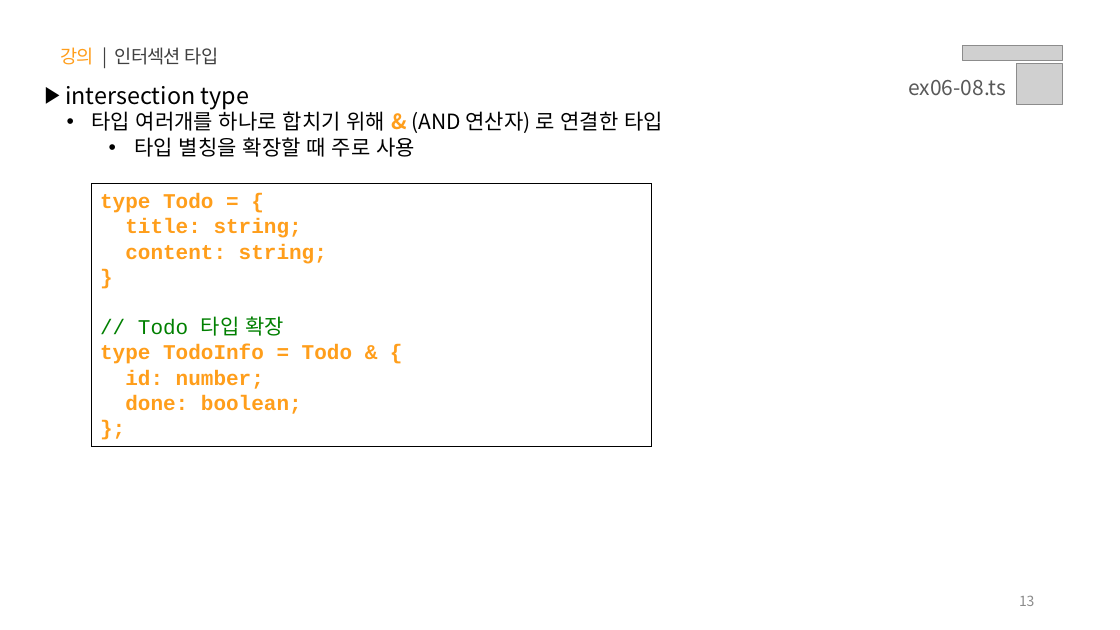
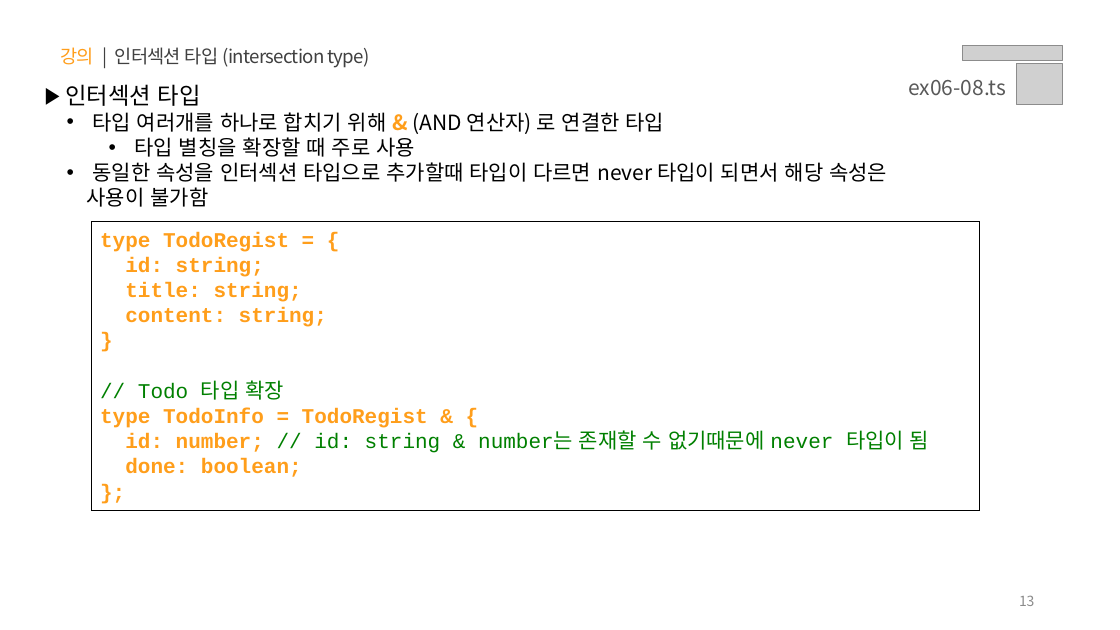
Before and after one commit to yebin-jeong/learn-js, a slide deck: slide 13 of PPT/06.자바스크립트 - 타입스크립트.pptx. Drawn at 1120x630 pixels with LibreOffice and Linux fonts; fonts in the diff are those of the drawing; grey boxes stand for pictures. Boxes give left, top, right and bottom in pixels: in the first picture for what was removed or moved away, otherwise in the second. Text is boxed around its words. In the diff, an @@ line names an element or a change of style, - is before the commit and + after.

```diff
--- a/PPT/06.자바스크립트 - 타입스크립트.pptx
+++ b/PPT/06.자바스크립트 - 타입스크립트.pptx
@@ text at bbox=[60, 47, 369, 68]: text changed @@
-강의 | 인터섹션 타입
+강의 | 인터섹션 타입 (intersection type)
@@ text at bbox=[65, 84, 201, 106]: text changed @@
-▶ intersection type
+▶ 인터섹션 타입
@@ text at bbox=[87, 162, 887, 207]: paragraph added @@
+  • 동일한 속성을 인터섹션 타입으로 추가할때 타입이 다르면 never 타입이 되면서 해당 속성은 사용이 불가함
@@ rectangle "type TodoRegist = {": place and size @@
-rectangle "type TodoRegist = {" at bbox=[92, 183, 652, 446]
+rectangle "type TodoRegist = {" at bbox=[92, 222, 979, 510]
@@ text in rectangle at bbox=[100, 232, 289, 277]: text changed @@
-type Todo = {
+type TodoRegist = {
+id: string;
@@ text in rectangle at bbox=[100, 408, 929, 453]: text changed; text colour #FF9E1B to #008000; bold off @@
-type TodoInfo = Todo & {
-id: number;
+type TodoInfo = TodoRegist & {
+id: number; // id: string & number는 존재할 수 없기때문에 never 타입이 됨
```
Also in this commit, not shown: 19 other slides changed, 3 slides added, 1 slide removed.
